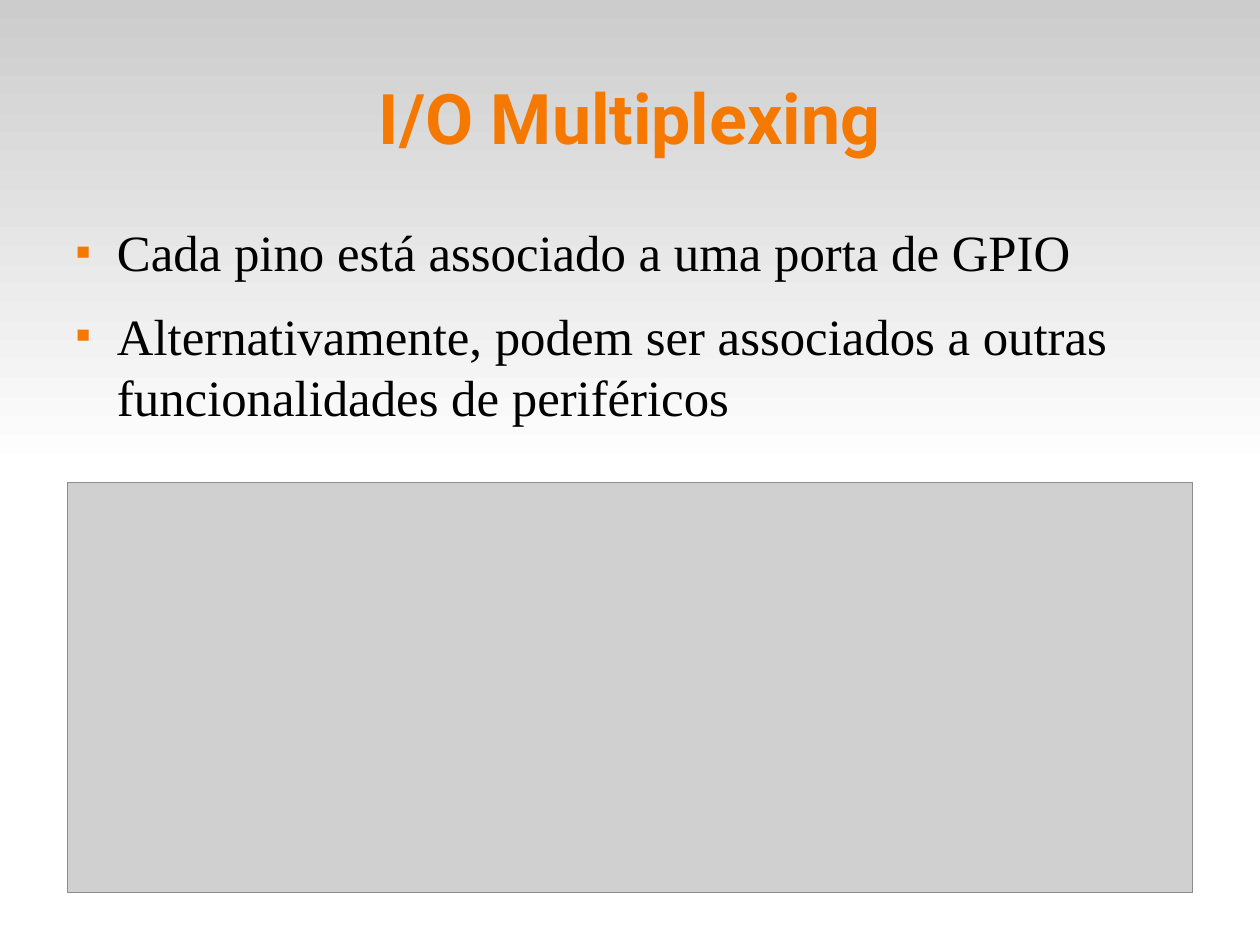
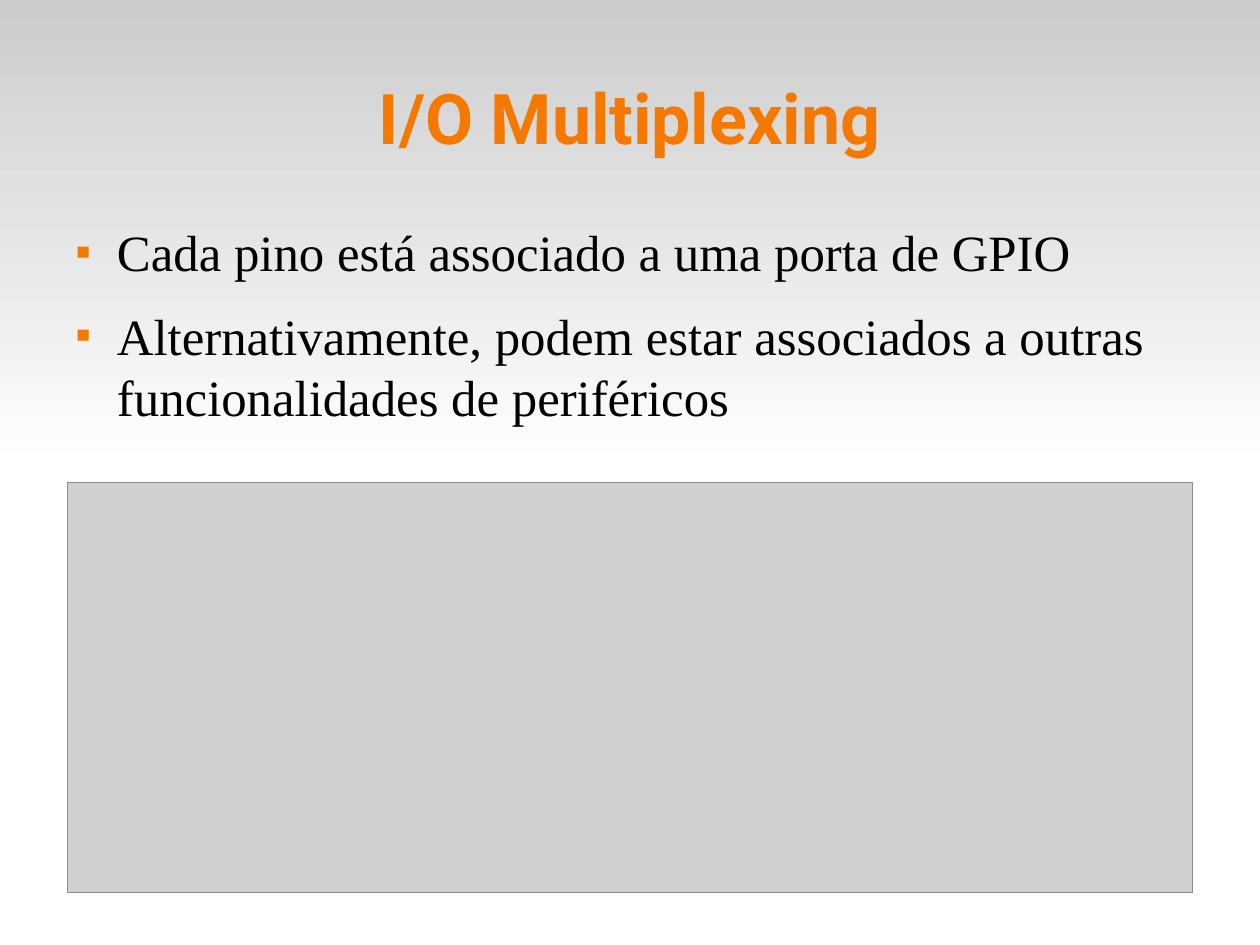
Before and after one commit to fsantanna-uerj/SE, a slide deck: slide 5 of Slides/se-02-gpio.odp. Drawn at 1260x945 pixels with LibreOffice and Linux fonts; fonts in the diff are those of the drawing; grey boxes stand for pictures. Boxes give left, top, right and bottom in pixels: in the first picture for what was removed or moved away, otherwise in the second. Text is boxed around its words. In the diff, an @@ line names an element or a change of style, - is before the commit and + after.

```diff
--- a/Slides/se-02-gpio.odp
+++ b/Slides/se-02-gpio.odp
@@ text at [117,319,1143,426]: text changed @@
-■ Alternativamente, podem ser associados a outras funcionalidades de periféricos
+■ Alternativamente, podem estar associados a outras funcionalidades de periféricos
```
Also in this commit, not shown: 1 other slide changed, 3 other files.
